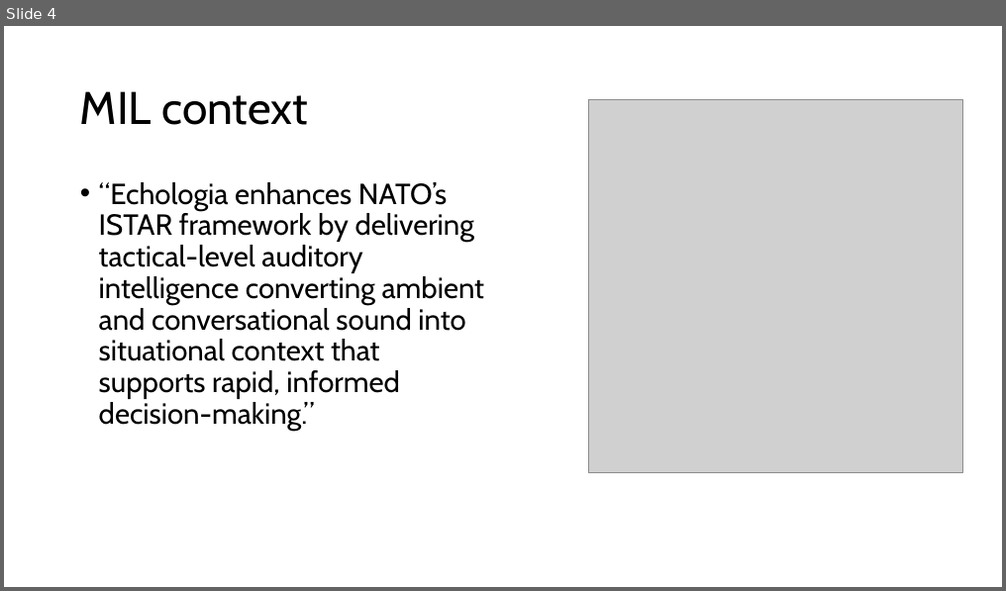
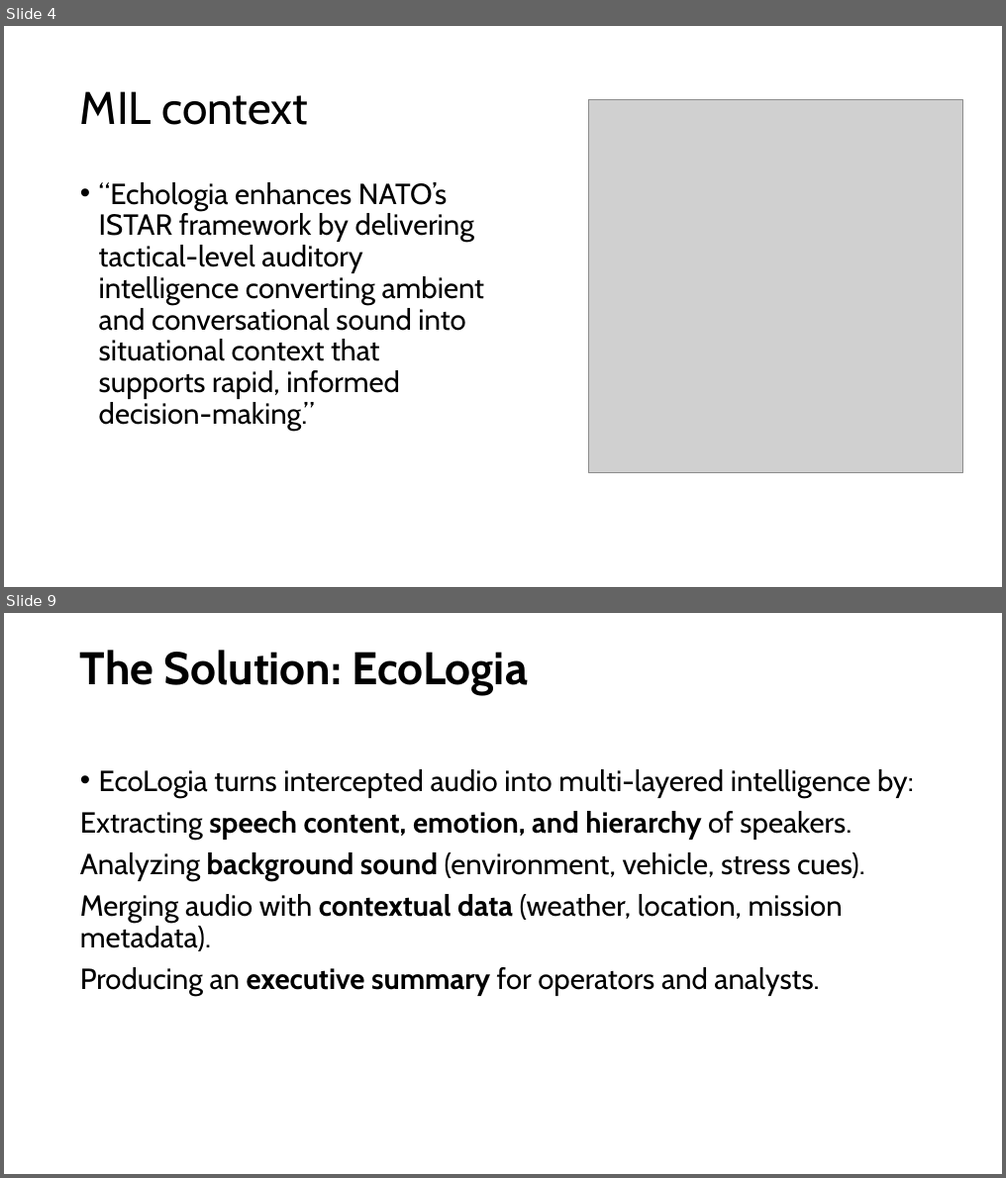
Before and after one commit to Larsters/echologia, a slide deck: resources/Presentation_EcoLogia.pptx. Shown one above the other, each under a label of ours: slide 4 before the commit, slides 4 and 9 after it; the slides between them are not shown. The pictures are 1006x591 and 1006x1178 pixels, drawn with LibreOffice and Linux fonts; fonts in the diff are those of the drawing; grey boxes stand for pictures. Boxes give left, top, right and bottom in pixels: in the first picture for what was removed or moved away, otherwise in the second. Text is boxed around its words. In the diff, an @@ line names an element or a change of style, - is before the commit and + after.

```diff
--- a/resources/Presentation_EcoLogia.pptx
+++ b/resources/Presentation_EcoLogia.pptx
@@ slide 9 added at [4, 613, 1002, 1174], background #FFFFFF @@
@@ title added at [80, 650, 529, 695], 44 pt, text #000000, bold @@
+The Solution: EcoLogia
@@ text added at [80, 769, 914, 997], 28 pt, text #000000 @@
+• EcoLogia turns intercepted audio into multi-layered intelligence by:
+Extracting speech content, emotion, and hierarchy of speakers.
+Analyzing background sound (environment, vehicle, stress cues).
+Merging audio with contextual data (weather, location, mission metadata).
+Producing an executive summary for operators and analysts.
```
Also in this commit, not shown: 1 slide changed, 9 other slides added, 2 other files.
